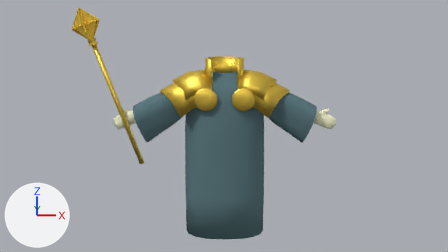
What one commit did to the Blender file samples/priest/priest.blend.
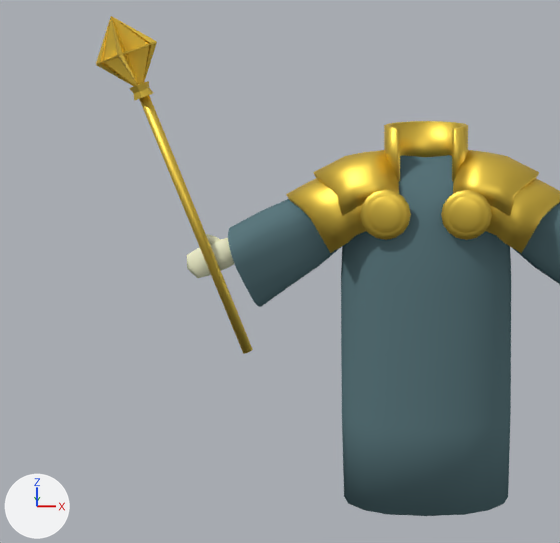
Each version is shown from the file's camera 'Camera', then close up on the part from 6% to 64% of the width and 0% to 100% of the height. Arrows for +X, +Y and +Z are at lower left; the lights stay in place.

Script lines for the objects in view, before the commit:
```python
me_circle_002 = bpy.data.meshes.new('Circle.002')
me_circle_002.from_pydata(...)  # 146 vertices, 160 faces; spans x -0.459..0.459, y -0.082..0.0, z -0.459..0.459
me_circle_002.materials.append(mat_gold)  # yellow #ffda57
me_cube = bpy.data.meshes.new('Cube')
me_cube.from_pydata(...)  # 91 vertices, 84 faces; spans x 0.0..1.65, y -0.99..0.99, z -4.18..2.62
me_cube.polygons.foreach_set('use_smooth', [True] * 84)
me_cube.materials.append(mat_robe)  # cyan #5e7a80
me_plane_001 = bpy.data.meshes.new('Plane.001')
me_plane_001.from_pydata(...)  # 94 vertices, 139 faces; spans x -0.6..0.6, y -0.6..0.6, z -3.12..3.62
me_plane_001.materials.append(mat_gold)  # yellow #ffda57
ob_circle_002 = bpy.data.objects.new('Circle.002', me_circle_002)
ob_circle_002.location = (0.73, -0.96, 1.67)
_m = ob_circle_002.modifiers.new('Mirror', 'MIRROR')
_m.mirror_object = ob_torso
ob_plane = bpy.data.objects.new('Plane', me_plane_001)
ob_plane.location = (-4.49, -0.2, 1.8)
ob_plane.rotation_euler = (0.0, -0.349, 0.0)  # degrees (0, -20, 0)
ob_torso = bpy.data.objects.new('torso', me_cube)
ob_torso.location = (0.0, 0.0, 0.0)
_m = ob_torso.modifiers.new('Mirror', 'MIRROR')
# also in view: 'Cube' at (0.0, 0.0, 0.69); 'arm' at (0.0, 0.0, 1.08); 'Circle.001' at (0.0, 0.03, 2.18); 'Circle' at (0.0, -0.01, 2.69); 'Circle.003' at (0.0, 0.03, 1.74)
```
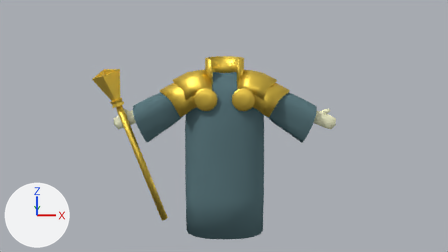
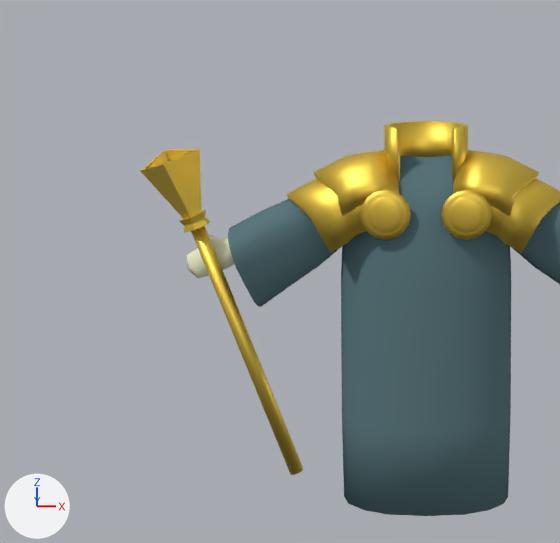
Commit message: Updating priest

Where the change shows, as pixel boxes [x1, y1, x2, y2] in the close-ups (560 x 543 px; the box of a moved part takes in the faces that stretch with it):
'Plane', reshaped, moved
    before: [96, 16, 253, 354]
    after: [140, 149, 303, 475]
part 1 of me_plane_001, moved or reshaped
    before: [129, 81, 153, 100]
    after: [179, 210, 210, 233]
part 2 of me_plane_001, moved or reshaped
    before: [139, 95, 253, 354]
    after: [191, 226, 303, 475]
part 3 of me_plane_001, moved or reshaped
    before: [96, 16, 157, 86]
    after: [140, 149, 201, 219]

Edits to the bpy script that builds the scene:
```text
Change me_plane_001:
    where me_plane_001.from_pydata(...)  # 94 vertices, 139 faces; spans x -0.6..0.6, y -0.6..0.6, z -3.12..3.62
    used by ob_plane; location = (-4.49, -0.2, 1.8); rotation_euler = (0.0, -0.349, 0.0), in degrees (0, -20, 0)
    me_plane_001 part 1: the loose piece of 18 vertices spanning x -0.17..0.17, y -0.2..0.2, z 2.06..2.3 is scaled about its middle by (1.4, 1.4, 1)
    me_plane_001 part 2: the loose piece of 24 vertices spanning x -0.1..0.1, y -0.1..0.1, z -3.12..2.18 is scaled about its middle by (1.4, 1.4, 1)
    me_plane_001 part 3: 50 of 94 vertices moved; they spanned x -0.6..0.6, y -0.6..0.6, z 2.89..2.91 and now span x -0.6..0.6, y -0.6..0.6, z 2.26..3.41; mean shift (0.0, 0.0, -0.06); largest move (-0.6, 0.0, 2.89) -> (-0.17, 0.0, 2.26)
Change ob_plane:
    ob_plane.location: (-4.49, -0.2, 1.8) -> (-3.6, -0.2, -0.65)
```
